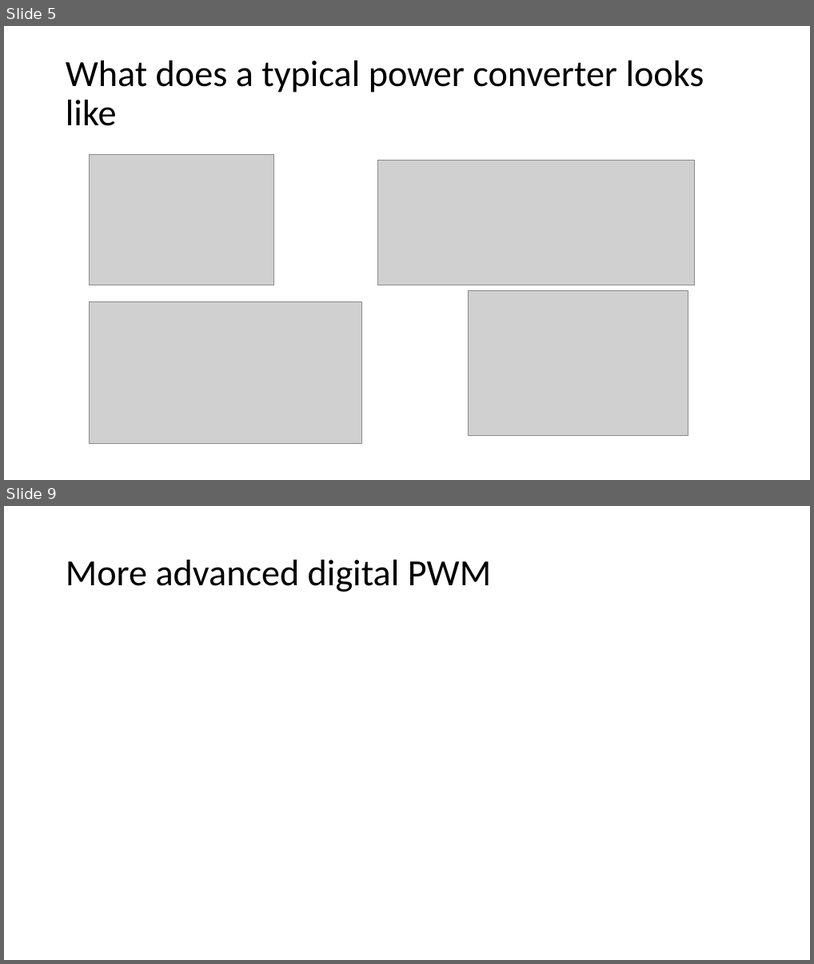
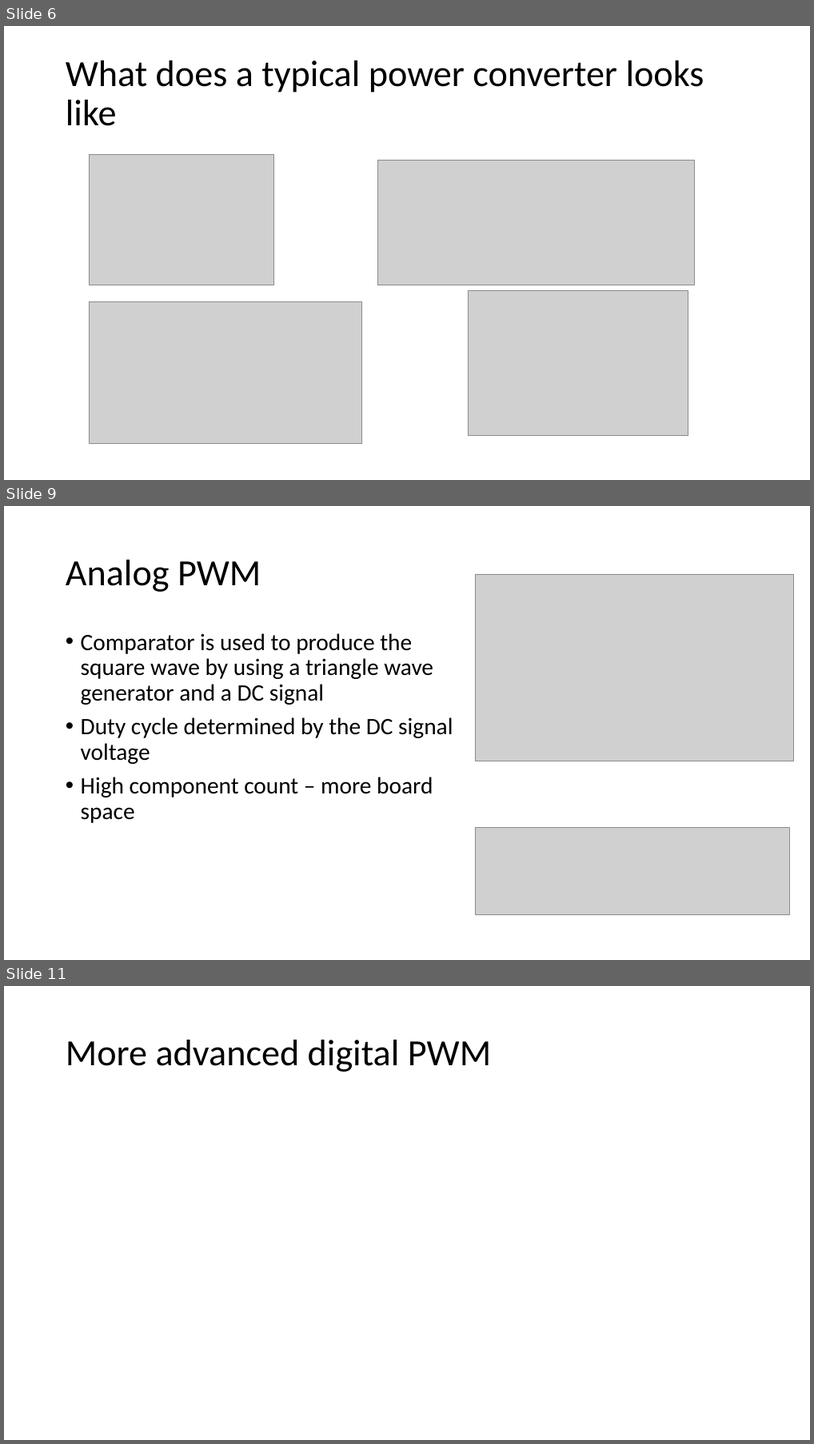
Before and after one commit to goose1987/EE542, a slide deck: Talk 1 power conversion.pptx. Shown one above the other, each under a label of ours: slides 5 and 9 before the commit, slides 6, 9 and 11 after it; the slides between them are not shown. The pictures are 814x964 and 814x1444 pixels, drawn with LibreOffice and Linux fonts; fonts in the diff are those of the drawing; grey boxes stand for pictures. Boxes give left, top, right and bottom in pixels: in the first picture for what was removed or moved away, otherwise in the second. Text is boxed around its words. In the diff, an @@ line names an element or a change of style, - is before the commit and + after.

```diff
--- a/Talk 1 power conversion.pptx
+++ b/Talk 1 power conversion.pptx
@@ slide 9 added at (x1=4, y1=506, x2=810, y2=960), background #FFFFFF @@
@@ title added at (x1=66, y1=560, x2=261, y2=592), 44 pt, text #000000 @@
+Analog PWM
@@ picture added at (x1=475, y1=574, x2=794, y2=760) @@
@@ text added at (x1=81, y1=633, x2=453, y2=823), 28 pt, text #000000 @@
+• Comparator is used to produce the square wave by using a triangle wave generator and a DC signal
+• Duty cycle determined by the DC signal voltage
+• High component count – more board space
@@ picture added at (x1=475, y1=828, x2=790, y2=915) @@
@@ what was slide 5 is now slide 6 @@
@@ what was slide 9 is now slide 11 @@
```
Also in this commit, not shown: 3 slides changed, 3 other slides added, 1 slide removed.
